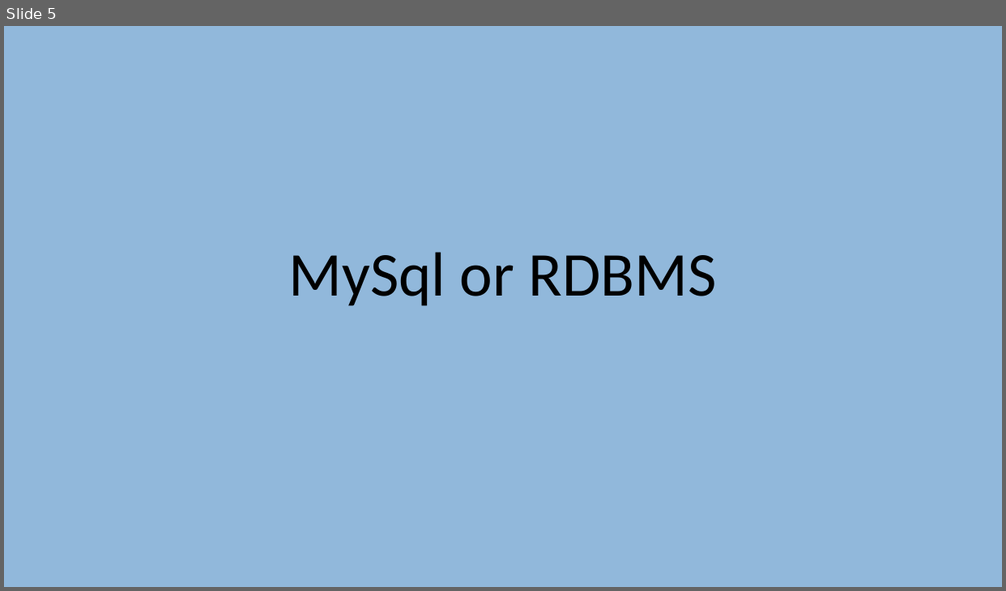
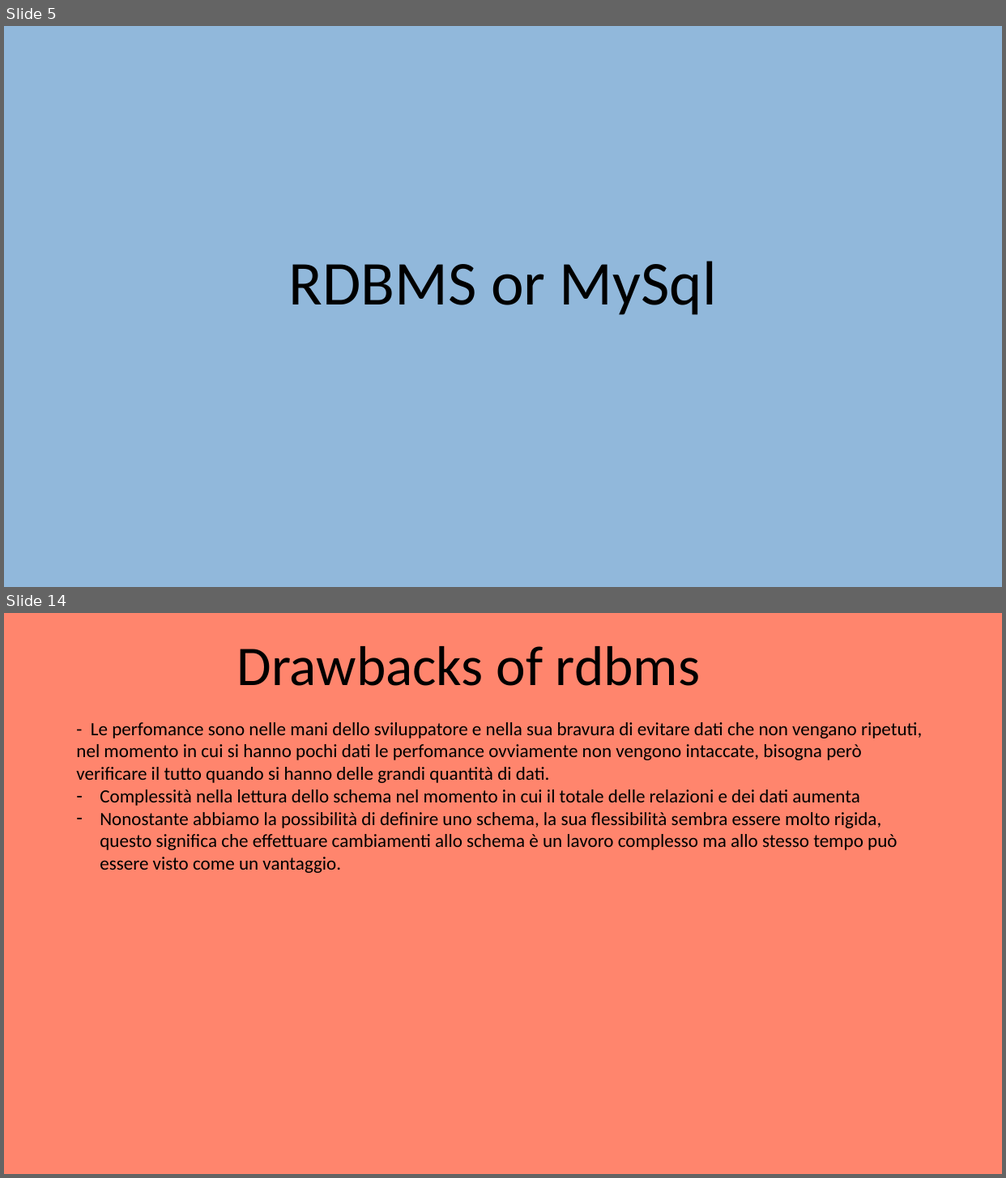
Before and after one commit to EmanueleCitarella/presentationAS, a slide deck: Sql vs NoSql.pptx. Shown one above the other, each under a label of ours: slide 5 before the commit, slides 5 and 14 after it; the slides between them are not shown. The pictures are 1006x591 and 1006x1178 pixels, drawn with LibreOffice and Linux fonts; fonts in the diff are those of the drawing. Boxes give left, top, right and bottom in pixels: in the first picture for what was removed or moved away, otherwise in the second. Text is boxed around its words. In the diff, an @@ line names an element or a change of style, - is before the commit and + after.

```diff
--- a/Sql vs NoSql.pptx
+++ b/Sql vs NoSql.pptx
@@ slide 14 added at [4, 613, 1002, 1174], background #FF856D @@
@@ title added at [237, 646, 700, 686], 54 pt, text #000000 @@
+Drawbacks of rdbms
@@ text added at [76, 722, 922, 873], 18 pt, text #000000 @@
+- Le perfomance sono nelle mani dello sviluppatore e nella sua bravura di evitare dati che non vengano ripetuti, nel momento in cui si hanno pochi dati le perfomance ovviamente non vengono intaccate, bisogna però verificare il tutto quando si hanno delle grandi quantità di dati.
+– Complessità nella lettura dello schema nel momento in cui il totale delle relazioni e dei dati aumenta
+– Nonostante abbiamo la possibilità di definire uno schema, la sua flessibilità sembra essere molto rigida, questo significa che effettuare cambiamenti allo schema è un lavoro complesso ma allo stesso tempo può essere visto come un vantaggio.
@@ slide 5 changed as well @@
@@ title at [289, 261, 717, 315]: text changed @@
-MySql or RDBMS
+RDBMS or MySql
```
Also in this commit, not shown: 14 other slides changed, 16 other slides added, 14 slides removed, 1 other file.
